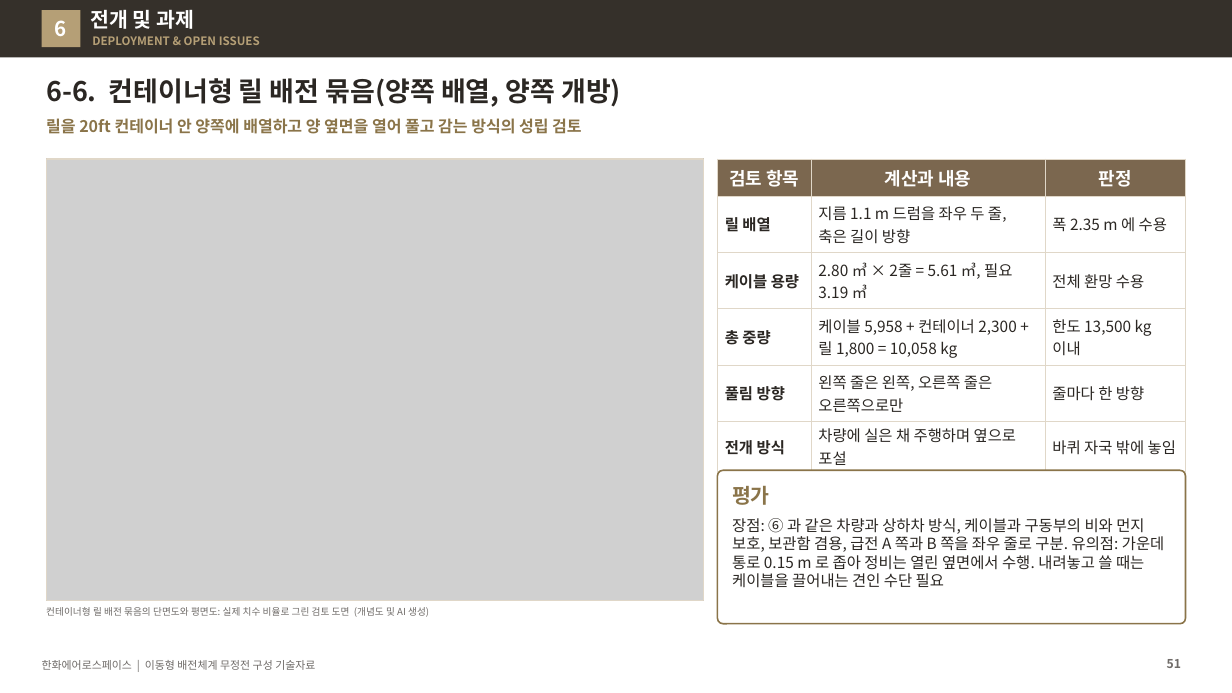
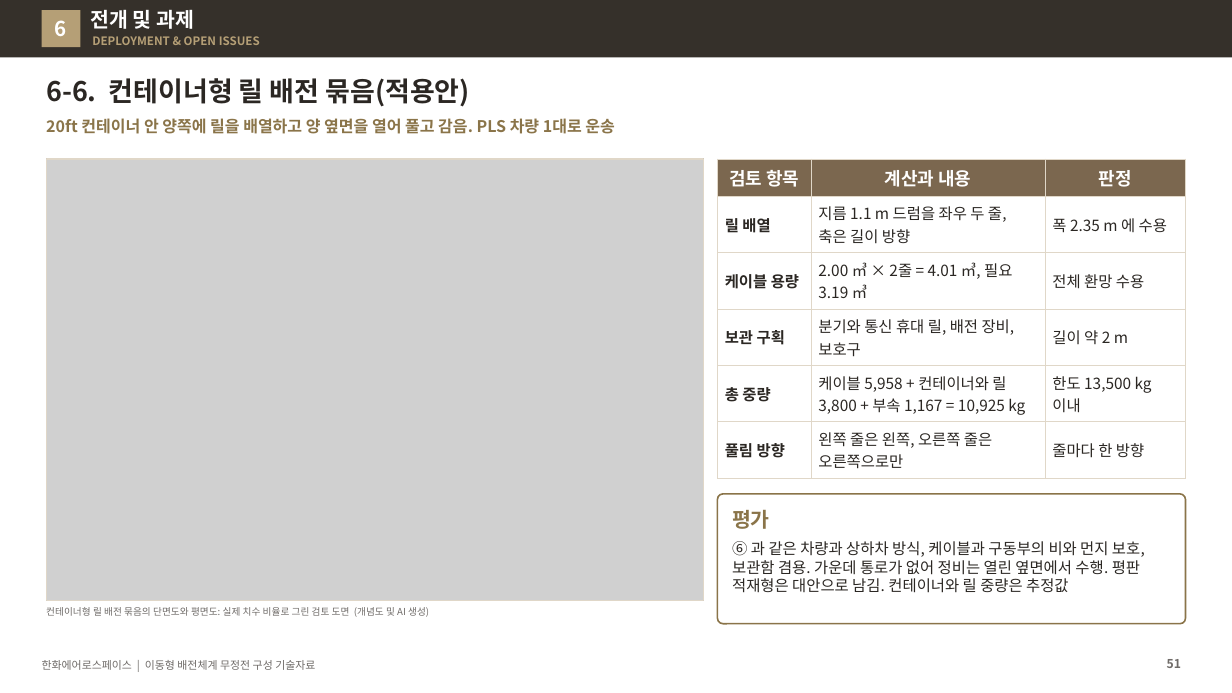
Before and after one commit to byunjd112-hue/headroom, a slide deck: slide 51 of mobile_ems/docs/out/IFPS_이동형배전체계_무정전구성_기술자료_Rev72.pptx. Drawn at 1232x693 pixels with LibreOffice and Linux fonts; fonts in the diff are those of the drawing; grey boxes stand for pictures. Boxes give left, top, right and bottom in pixels: in the first picture for what was removed or moved away, otherwise in the second. Text is boxed around its words. In the diff, an @@ line names an element or a change of style, - is before the commit and + after.

```diff
--- a/mobile_ems/docs/out/IFPS_이동형배전체계_무정전구성_기술자료_Rev72.pptx
+++ b/mobile_ems/docs/out/IFPS_이동형배전체계_무정전구성_기술자료_Rev72.pptx
@@ title at [46, 78, 470, 107]: text changed @@
-6-6. 컨테이너형 릴 배전 묶음(양쪽 배열, 양쪽 개방)
+6-6. 컨테이너형 릴 배전 묶음(적용안)
@@ text at [46, 118, 614, 134]: text changed @@
-릴을 20ft 컨테이너 안 양쪽에 배열하고 양 옆면을 열어 풀고 감는 방식의 성립 검토
+20ft 컨테이너 안 양쪽에 릴을 배열하고 양 옆면을 열어 풀고 감음. PLS 차량 1대로 운송
@@ table at [717, 159, 1185, 473] @@
-row 3: 케이블 용량 | 2.80 ㎥ × 2줄 = 5.61 ㎥, 필요 3.19 ㎥ | 전체 환망 수용
-row 4: 총 중량 | 케이블 5,958 + 컨테이너 2,300 + 릴 1,800 = 10,058 kg | 한도 13,500 kg 이내
+row 3: 케이블 용량 | 2.00 ㎥ × 2줄 = 4.01 ㎥, 필요 3.19 ㎥ | 전체 환망 수용
+row 4: 보관 구획 | 분기와 통신 휴대 릴, 배전 장비, 보호구 | 길이 약 2 m
+row 5: 총 중량 | 케이블 5,958 + 컨테이너와 릴 3,800 + 부속 1,167 = 10,925 kg | 한도 13,500 kg 이내
-row 6: 전개 방식 | 차량에 실은 채 주행하며 옆으로 포설 | 바퀴 자국 밖에 놓임
@@ rounded rectangle: place and size @@
-rounded rectangle at [717, 470, 1186, 624]
+rounded rectangle at [717, 494, 1186, 624]
@@ rounded rectangle at [717, 494, 1186, 624]: proportions changed @@
@@ text "평가": place and size @@
-text "평가" at [732, 486, 770, 505]
+text "평가" at [732, 510, 770, 529]
@@ text at [732, 541, 1145, 593]: text changed @@
-장점: ⑥ 과 같은 차량과 상하차 방식, 케이블과 구동부의 비와 먼지 보호, 보관함 겸용, 급전 A 쪽과 B 쪽을 좌우 줄로 구분. 유의점: 가운데 통로 0.15 m 로 좁아 정비는 열린 옆면에서 수행. 내려놓고 쓸 때는 케이블을 끌어내는 견인 수단 필요
+⑥ 과 같은 차량과 상하차 방식, 케이블과 구동부의 비와 먼지 보호, 보관함 겸용. 가운데 통로가 없어 정비는 열린 옆면에서 수행. 평판 적재형은 대안으로 남김. 컨테이너와 릴 중량은 추정값
```
Also in this commit, not shown: 5 other slides changed, 3 slides added, 6 other files.
